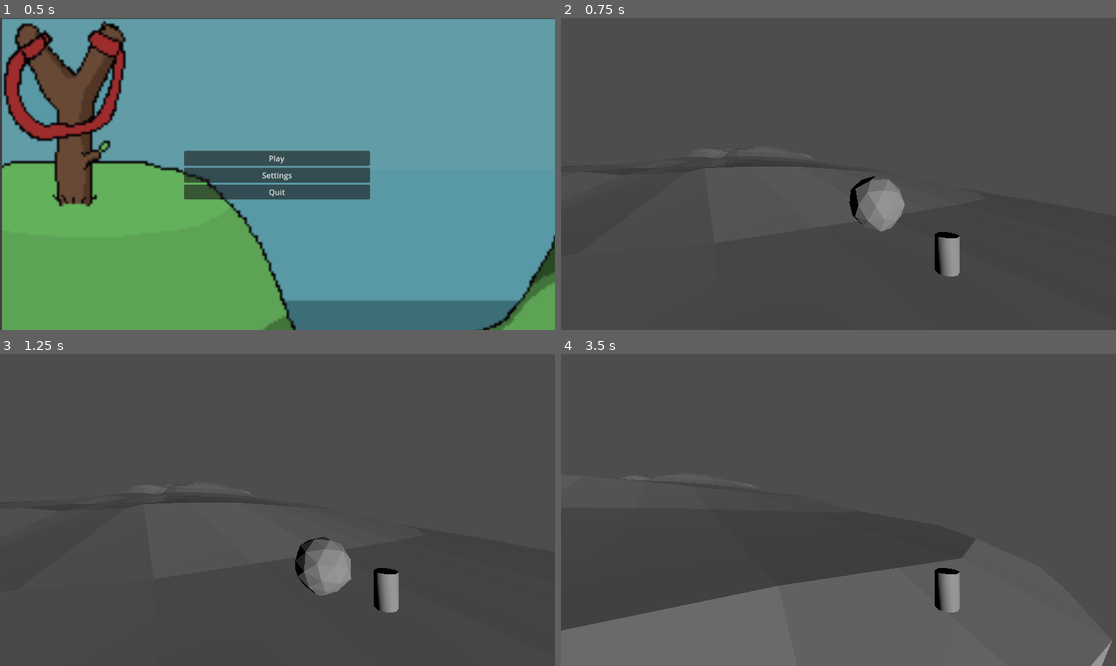
Above: before the commit, frames 1-4 (two rows, left to right).
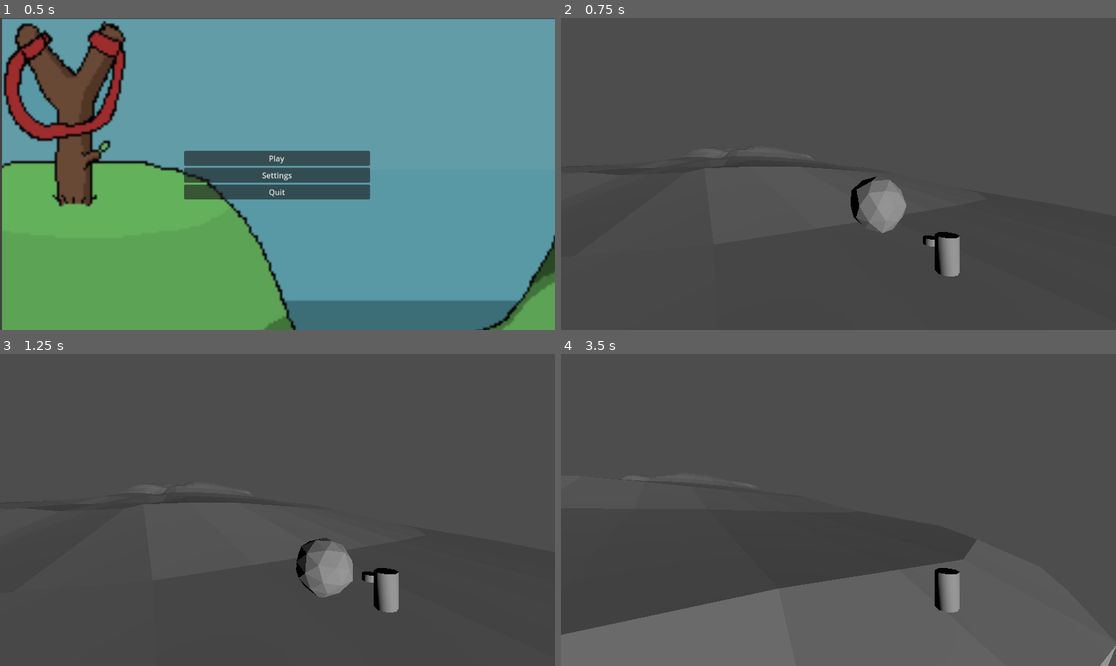
Above: after the commit, the same moments.

Repository: AaryaK05/gmtk-game
Game: Godot game, scene res://scenes/menu.tscn
The game is run twice, just before and just after one commit, with the same random seed, the same clock (stepped at 60 frames per second) and the same inputs.
Inputs:
- Up to frame 1 (0.5 s): no input
- Up to frame 2 (0.75 s): click "Play" at 0.5 s
- Up to frame 3 (1.25 s): no input
- Up to frame 4 (3.5 s): tap Enter (ui_accept) at 1.25, 1.52, 2.27 s; hold Right (ui_right) 1.28-2.03 s; hold Down (ui_down) 2.03-2.78 s; hold Right (ui_right) from 2.78 s (still down)

Frame 1 is identical in both runs. In frame 2, 0.2% of the frame differs, in the area x 26-68%, y 44-74%; in frame 3, 0.3%; in frame 4, 0.8%, in the area x 0-100%, y 40-100%.

Commit message:
tried adding the shrink and grow script

Diff:
--- a/scenes/game.tscn
+++ b/scenes/game.tscn
@@ -1,9 +1,19 @@
-[gd_scene load_steps=5 format=3 uid="uid://bou5ybxuppsop"]
+[gd_scene load_steps=8 format=3 uid="uid://bou5ybxuppsop"]
 
 [ext_resource type="PackedScene" uid="uid://bj6fg26iursll" path="res://scenes/mountain.tscn" id="1_v3044"]
 [ext_resource type="PackedScene" uid="uid://dsv8ap28bn58" path="res://scenes/player.tscn" id="2_ch1h5"]
 [ext_resource type="Script" path="res://scripts/player.gd" id="4_vy6fh"]
+[ext_resource type="Script" path="res://scenes/grow_item.gd" id="5_plkgu"]
 [ext_resource type="PackedScene" uid="uid://bfsl86kk1n0sk" path="res://scenes/rock.tscn" id="5_usuh1"]
+
+[sub_resource type="CylinderMesh" id="CylinderMesh_gn1bh"]
+top_radius = 0.1
+bottom_radius = 0.1
+height = 0.1
+
+[sub_resource type="CylinderShape3D" id="CylinderShape3D_yt6n3"]
+height = 0.110431
+radius = 0.0889417
 
 [node name="game" type="Node3D"]
 
@@ -16,7 +26,7 @@
 transform = Transform3D(1, 0, 0, 0, 1, 0, 0, 0, 1, -1.88306, 0, -0.086925)
 
 [node name="player" parent="." instance=ExtResource("2_ch1h5")]
-transform = Transform3D(1, 0, 0, 0, 1, 0, 0, 0, 1, 0.361078, -2.30208, 32.7766)
+transform = Transform3D(1, 0, 0, 0, 1, 0, 0, 0, 1, 0.361078, -2.07816, 32.7766)
 script = ExtResource("4_vy6fh")
 
 [node name="Camera3D" type="Camera3D" parent="player"]
@@ -24,3 +34,15 @@
 
 [node name="Rock" parent="." instance=ExtResource("5_usuh1")]
 transform = Transform3D(1, 0, 0, 0, 1, 0, 0, 0, 1, -0.284872, -0.828068, 31.7701)
+script = null
+
+[node name="GrowItem" type="Area3D" parent="."]
+transform = Transform3D(1, 0, 0, 0, 1, 0, 0, 0, 1, 0.402407, -1.47612, 32.4851)
+script = ExtResource("5_plkgu")
+
+[node name="MeshInstance3D" type="MeshInstance3D" parent="GrowItem"]
+mesh = SubResource("CylinderMesh_gn1bh")
+
+[node name="CollisionShape3D" type="CollisionShape3D" parent="GrowItem"]
+transform = Transform3D(1, 0, 0, 0, 1, 0, 0, 0, 1, 0.0306342, 0.0178542, 0.0125217)
+shape = SubResource("CylinderShape3D_yt6n3")
--- /dev/null
+++ b/scenes/grow_item.gd
@@ -0,0 +1,17 @@
+extends Area3D
+
+@export var item_type: String = 'grow'
+
+
+# Called when the node enters the scene tree for the first time.
+func _ready() -> void:
+	body_entered.connect(_on_body_entered)
+
+func _on_body_entered(body):
+	if body.is_in_group('boulder'):
+		body._on_item_picked_up(item_type)
+		queue_free()
+
+# Called every frame. 'delta' is the elapsed time since the previous frame.
+func _process(delta: float) -> void:
+	pass
--- a/scripts/rock.gd
+++ b/scripts/rock.gd
@@ -1,10 +1,38 @@
 extends RigidBody3D
 
+#size parameters to handle scaling and shrinking
+var grow_scale = 1.25
+var shrink_scale = 0.85
+var max_grow_scale = 3.0
+var min_shrink_scale = 0.5
 
 # Called when the node enters the scene tree for the first time.
 func _ready() -> void:
-	pass # Replace with function body.
+	add_to_group('boulder')
 
+func grow():
+	var new_scale = scale * grow_scale
+	new_scale = new_scale.clamp(Vector3(min_shrink_scale, min_shrink_scale, min_shrink_scale), Vector3(max_grow_scale, max_grow_scale, max_grow_scale))
+	scale = new_scale
+	update_collision_shape()
+
+func shrink():
+	var new_scale = scale * shrink_scale
+	new_scale = new_scale.clamp(Vector3(min_shrink_scale, min_shrink_scale, min_shrink_scale), Vector3(max_grow_scale, max_grow_scale, max_grow_scale))
+	scale = new_scale
+	update_collision_shape()
+
+func update_collision_shape():
+	var collision_shape = $CollisionShape3D
+	if collision_shape and collision_shape.shape is SphereShape3D:
+		var sphere_shape = collision_shape.shape as SphereShape3D
+		sphere_shape.radius = 0.5 * scale.x  # Default radius for unit sphere is 0.5
+
+func _on_item_picked_up(item_type):
+	if item_type == 'grow':
+		grow()
+	elif item_type == 'shrink':
+		shrink()
 
 # Called every frame. 'delta' is the elapsed time since the previous frame.
 func _process(delta: float) -> void:
